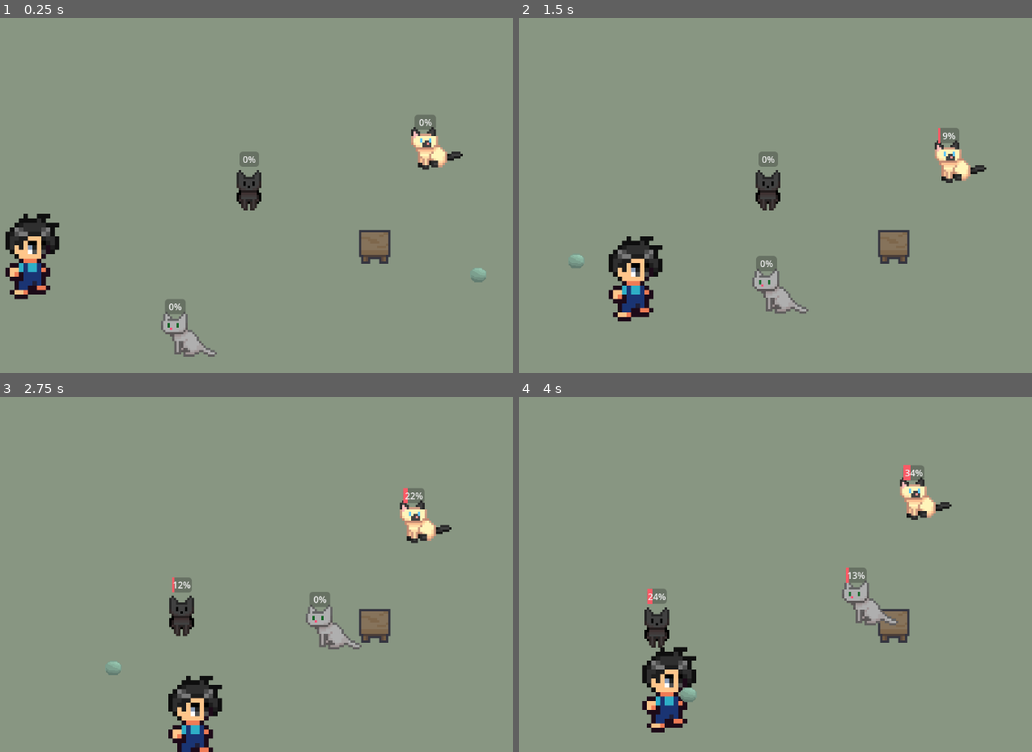
Above: before the commit, frames 1-4 (two rows, left to right).
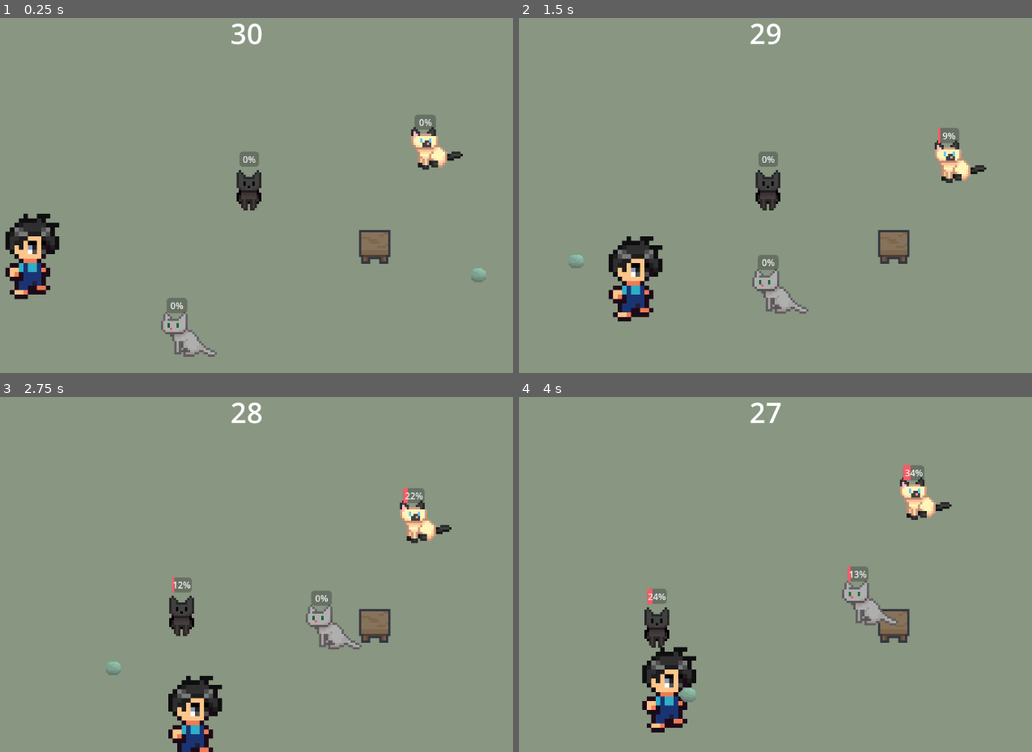
Above: after the commit, the same moments.

Repository: morgan-git/cat-herder
Game: Godot game, scene res://patio.tscn
Same seed, same stepped clock (60 frames per second), same inputs: the game is played once before the commit and once after it.
Inputs:
- Up to frame 1 (0.25 s): no input
- Up to frame 2 (1.5 s): tap Enter (ui_accept) at 0.5, 0.77 s; hold Right (ui_right) 0.53-1.28 s; hold Down (ui_down) from 1.28 s (still down)
- Up to frame 3 (2.75 s): tap Enter (ui_accept) at 1.52 s; release Down (ui_down) at 2.03 s; hold Right (ui_right) from 2.03 s (still down)
- Up to frame 4 (4 s): release Right (ui_right) at 2.78 s; hold Up (ui_up) 2.78-3.53 s; tap Enter (ui_accept) at 3.02, 3.77 s; hold Left (ui_left) from 3.53 s (still down)

The runs differ from the first frame. In frame 1, 0.2% of the frame differs, in the area x 32-52%, y 1-84%; in frame 2, 0.2%; in frame 3, 0.2%; in frame 4, 0.3%, in the area x 45-69%, y 1-53%.

Commit message:
added time countdown and win/lose text

Diff:
--- a/patio.tscn
+++ b/patio.tscn
@@ -1,6 +1,7 @@
-[gd_scene load_steps=20 format=3 uid="uid://bfyglm4vdabm"]
+[gd_scene load_steps=21 format=3 uid="uid://bfyglm4vdabm"]
 
 [ext_resource type="Script" uid="uid://bd7bf05355eik" path="res://scripts/player.gd" id="1_43j51"]
+[ext_resource type="Script" uid="uid://c63qkccts8yr5" path="res://scripts/patio.gd" id="1_wo8bo"]
 [ext_resource type="Texture2D" uid="uid://dok4gme608l15" path="res://assets/maeve_farm_rpg/Character/Idle.png" id="2_mxu6m"]
 [ext_resource type="Texture2D" uid="uid://cywnk4cirved8" path="res://assets/Neko Cafe Asset Pack/neko-cafe-furnitures.png" id="3_rl1s1"]
 [ext_resource type="Texture2D" uid="uid://cqjsejcy8c4gl" path="res://assets/CatRoomFree/Furnitures.png" id="4_mxu6m"]
@@ -39,14 +40,21 @@
 bg_color = Color(0.980392, 0.352941, 0.4, 1)
 
 [node name="Patio" type="Node2D"]
+script = ExtResource("1_wo8bo")
+game_timer_path = NodePath("Node2D/Timer")
+countdown_label_path = NodePath("Node2D/CountdownLabel")
+result_label_path = NodePath("Node2D2/CompletionLabel")
+cat1_path = NodePath("Cat1")
+cat2_path = NodePath("Cat2")
+cat3_path = NodePath("Cat3")
 
 [node name="Camera2D" type="Camera2D" parent="."]
 
 [node name="Green Background" type="ColorRect" parent="."]
-offset_left = -3061.0
-offset_top = -944.0
-offset_right = 2141.0
-offset_bottom = 1731.0
+offset_left = -3039.0
+offset_top = -1187.0
+offset_right = 2163.0
+offset_bottom = 1488.0
 color = Color(0.533333, 0.588235, 0.509804, 1)
 
 [node name="Player" type="CharacterBody2D" parent="."]
@@ -190,11 +198,36 @@
 shape = SubResource("RectangleShape2D_43j51")
 
 [node name="ProgressBar" type="ProgressBar" parent="Cat3"]
-offset_left = -39.4318
-offset_top = -64.5007
-offset_right = -2.43182
-offset_bottom = -37.5007
+offset_left = -36.4318
+offset_top = -66.5007
+offset_right = 0.568176
+offset_bottom = -39.5007
 theme_override_styles/fill = SubResource("StyleBoxFlat_0l0qi")
+
+[node name="Node2D" type="Node2D" parent="."]
+position = Vector2(37.3235, -293.823)
+
+[node name="CountdownLabel" type="Label" parent="Node2D"]
+offset_left = -74.3452
+offset_top = -23.1716
+offset_right = 73.6548
+offset_bottom = 28.8284
+theme_override_font_sizes/font_size = 50
+
+[node name="Timer" type="Timer" parent="Node2D"]
+wait_time = 30.0
+one_shot = true
+autostart = true
+
+[node name="Node2D2" type="Node2D" parent="."]
+
+[node name="CompletionLabel" type="Label" parent="Node2D2"]
+offset_left = -360.0
+offset_top = -242.0
+offset_right = 218.0
+offset_bottom = 98.0
+theme_override_font_sizes/font_size = 50
 
 [connection signal="timeout" from="Cat1/Timer" to="Cat1" method="_on_timer_timeout"]
 [connection signal="timeout" from="Cat2/Timer" to="Cat2" method="_on_timer_timeout"]
+[connection signal="timeout" from="Node2D/Timer" to="." method="_on_timer_timeout"]
--- /dev/null
+++ b/scripts/leveltimer.gd
@@ -0,0 +1,42 @@
+extends Node2D
+
+@export var game_timer_path: NodePath
+@export var countdown_label_path: NodePath
+@export var result_label_path: NodePath
+@export var cat1_path: NodePath
+@export var cat2_path: NodePath
+@export var cat3_path: NodePath
+
+const HAPPINESS_THRESHOLD = 60.0
+
+var game_timer: Timer
+var countdown_label: Label
+var result_label: Label
+var cat1: Node
+var cat2: Node
+var cat3: Node
+
+func _ready() -> void:
+	game_timer = get_node(game_timer_path)
+	countdown_label = get_node(countdown_label_path)
+	result_label = get_node(result_label_path)
+	cat1 = get_node(cat1_path)
+	cat2 = get_node(cat2_path)
+	cat3 = get_node(cat3_path)
+	result_label.visible = false
+	print(game_timer.time_left)
+
+func _process(delta: float) -> void:
+	countdown_label.text = str(int(ceil(game_timer.time_left)))
+
+func _on_game_timer_timeout() -> void:
+	var all_happy = cat1.happiness >= HAPPINESS_THRESHOLD \
+		and cat2.happiness >= HAPPINESS_THRESHOLD \
+		and cat3.happiness >= HAPPINESS_THRESHOLD
+
+	if all_happy:
+		result_label.text = "You did it! All three cats are happy."
+	else:
+		result_label.text = "Try again, someone's not happy."
+
+	result_label.visible = true
--- /dev/null
+++ b/scripts/patio.gd
@@ -0,0 +1,47 @@
+extends Node2D
+
+@export var game_timer_path: NodePath
+@export var countdown_label_path: NodePath
+@export var result_label_path: NodePath
+@export var cat1_path: NodePath
+@export var cat2_path: NodePath
+@export var cat3_path: NodePath
+
+const HAPPINESS_THRESHOLD = 60.0
+
+var game_timer: Timer
+var countdown_label: Label
+var result_label: Label
+var cat1: Node
+var cat2: Node
+var cat3: Node
+
+func _ready() -> void:
+	game_timer = get_node(game_timer_path)
+	countdown_label = get_node(countdown_label_path)
+	result_label = get_node(result_label_path)
+	cat1 = get_node(cat1_path)
+	cat2 = get_node(cat2_path)
+	cat3 = get_node(cat3_path)
+	result_label.visible = false
+
+func _process(delta: float) -> void:
+	countdown_label.text = str(int(ceil(game_timer.time_left)))
+
+
+
+
+
+func _on_timer_timeout() -> void:
+	print("got here")
+
+	var all_happy = cat1.happiness >= HAPPINESS_THRESHOLD \
+		and cat2.happiness >= HAPPINESS_THRESHOLD \
+		and cat3.happiness >= HAPPINESS_THRESHOLD
+
+	if all_happy:
+		result_label.text = "You did it! All three cats are happy."
+	else:
+		result_label.text = "Try again, someone's not happy."
+	print(result_label.text)
+	result_label.visible = true
Not shown, added: scripts/leveltimer.gd.uid
Not shown, added: scripts/patio.gd.uid
